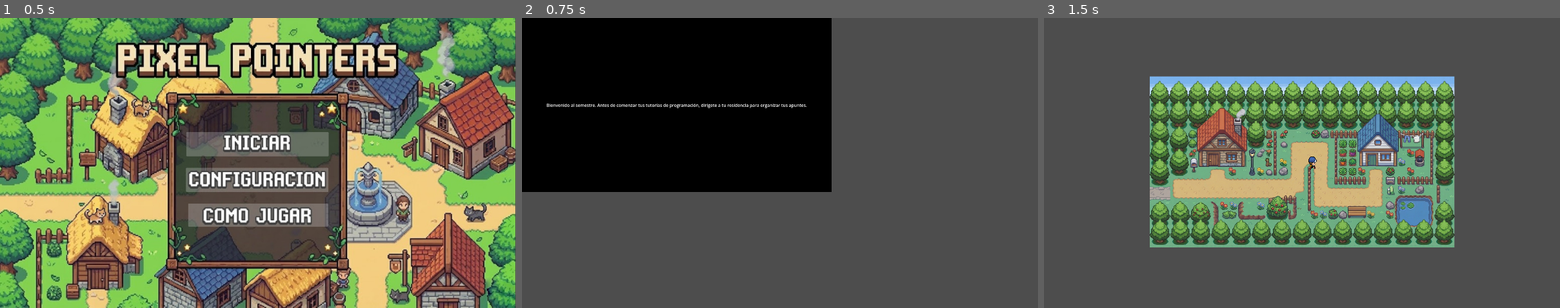
Above: before the commit, frames 1-3 (left to right).
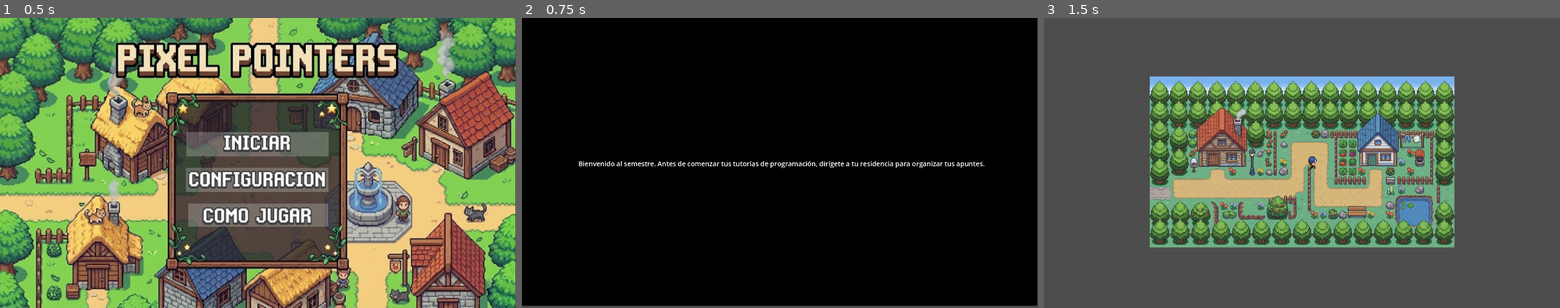
Above: after the commit, the same moments.

Repository: ItsRigozzi/Pixel-Pointers
Game: Godot game, scene res://menu_principal.tscn
Two runs of this game, one before a commit and one after it. Both use one fixed random seed, a clock stepped at 60 frames per second and the inputs below.
Inputs (mouse positions are in pixels of both pictures, inside the frame that each line leads up to):
- Up to frame 1 (0.5 s): no input
- Up to frame 2 (0.75 s): click (780, 145) at 0.5 s
- Up to frame 3 (1.5 s): tap Enter (ui_accept) at 1.25 s; hold Right (ui_right) from 1.28 s (still down); hold E (interactuar) from 1.28 s (still down)

Frame 1 is identical in both runs. In frame 2, 64% of the frame differs, in the area x 0-100%, y 0-100%; in frame 3, nothing differs.

Commit message:
Update intro_narrativa.tscn

Diff:
--- a/intro_narrativa.tscn
+++ b/intro_narrativa.tscn
@@ -13,8 +13,8 @@
 
 [node name="ColorRect" type="ColorRect" parent="." unique_id=471739079]
 layout_mode = 0
-offset_right = 1152.0
-offset_bottom = 648.0
+offset_right = 1918.0
+offset_bottom = 1072.0
 color = Color(0, 0, 0, 1)
 
 [node name="Label" type="Label" parent="ColorRect" unique_id=1323276240]
@@ -26,8 +26,9 @@
 anchor_bottom = 0.5
 offset_left = -485.0
 offset_top = -11.5
-offset_right = 485.0
-offset_bottom = 11.5
+offset_right = 499.5
+offset_bottom = 24.5
 grow_horizontal = 2
 grow_vertical = 2
+theme_override_font_sizes/font_size = 25
 text = "Bienvenido al semestre. Antes de comenzar tus tutorías de programación, dirígete a tu residencia para organizar tus apuntes."
